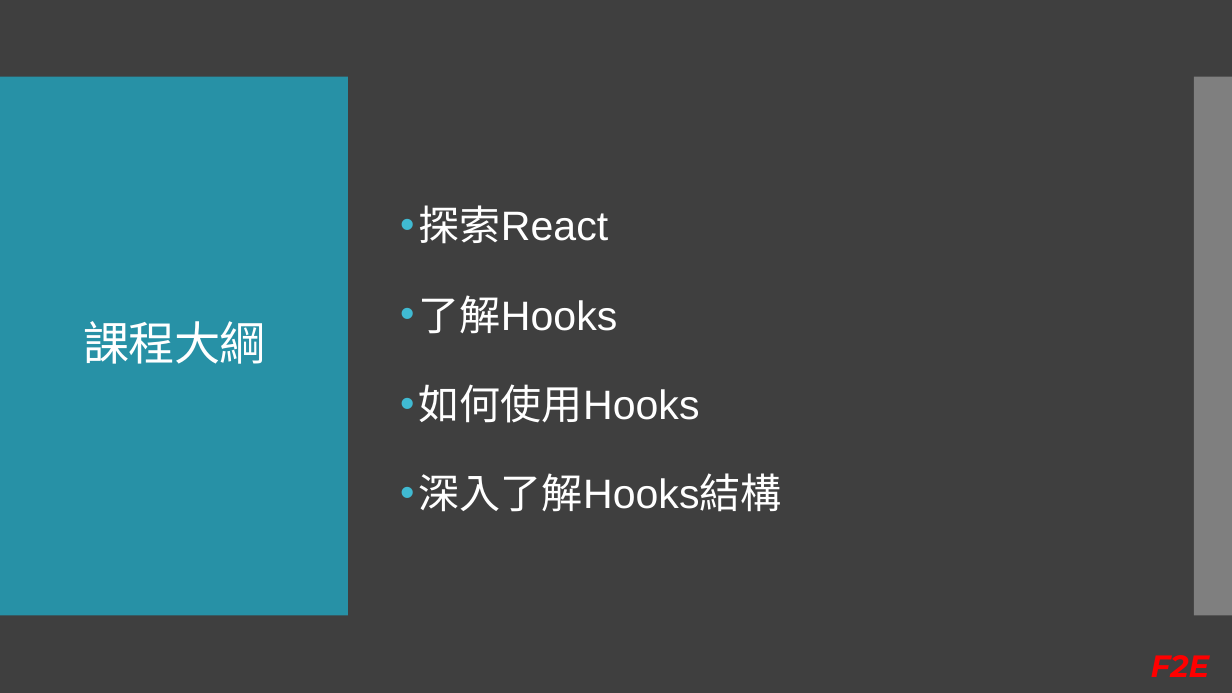
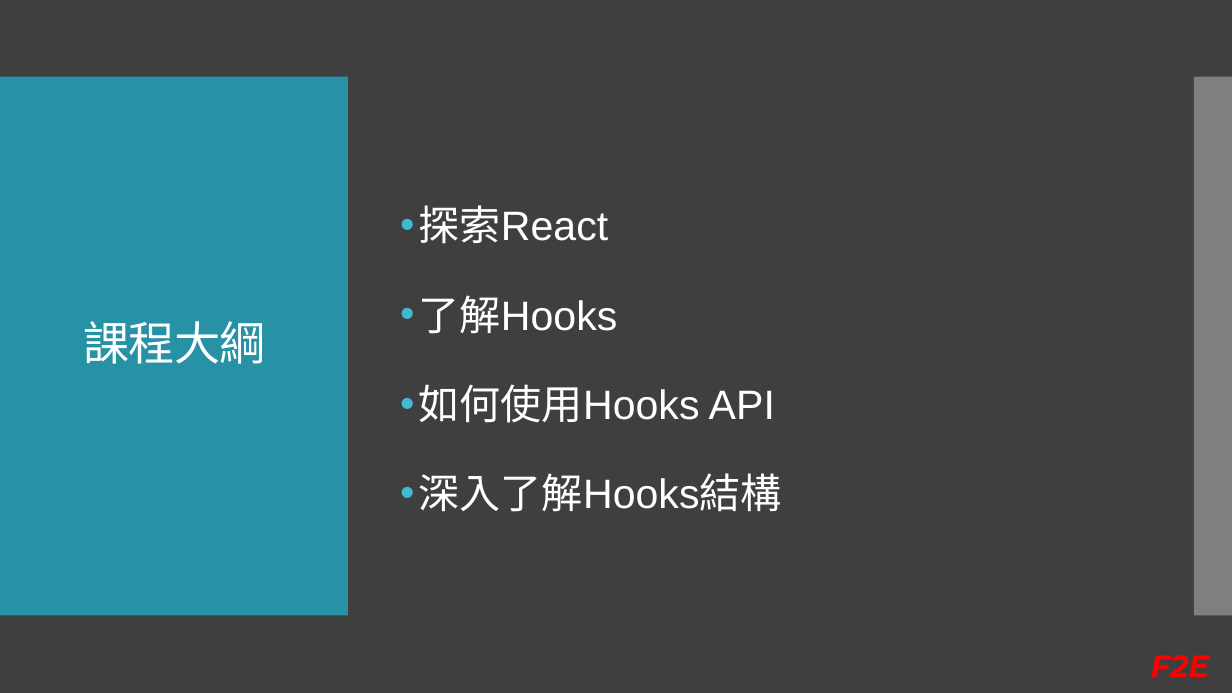
Before and after one commit to Kader-coder/React-Hooks, a slide deck: slide 3 of PPT/React Hooks &.pptx. Drawn at 1232x693 pixels with LibreOffice and Linux fonts; fonts in the diff are those of the drawing. Boxes give left, top, right and bottom in pixels: in the first picture for what was removed or moved away, otherwise in the second. Text is boxed around its words. In the diff, an @@ line names an element or a change of style, - is before the commit and + after.

```diff
--- a/PPT/React Hooks &.pptx
+++ b/PPT/React Hooks &.pptx
@@ text at [419, 384, 775, 423]: text changed @@
-• 如何使用Hooks
+• 如何使用Hooks API
```
Also in this commit, not shown: 2 slides added.
